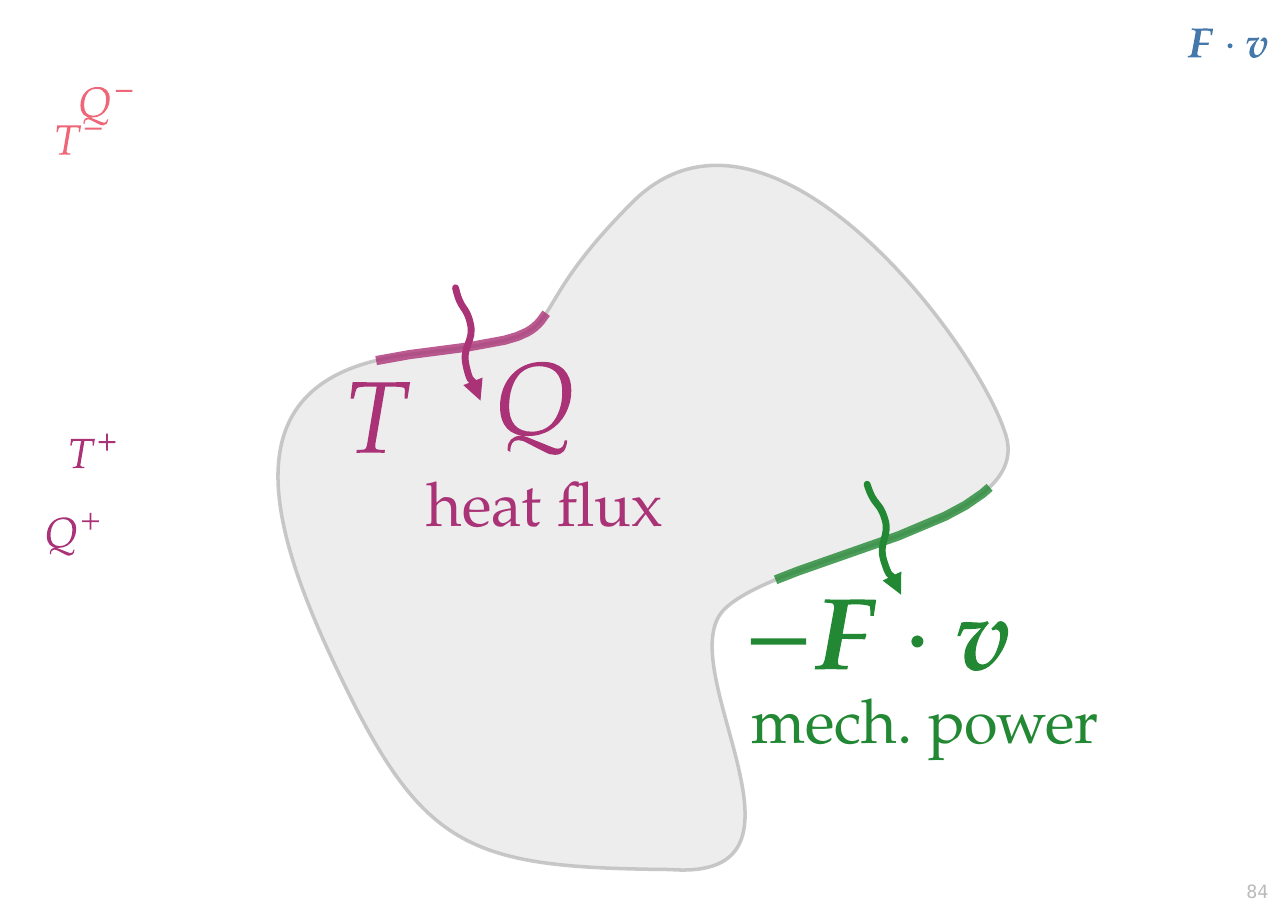
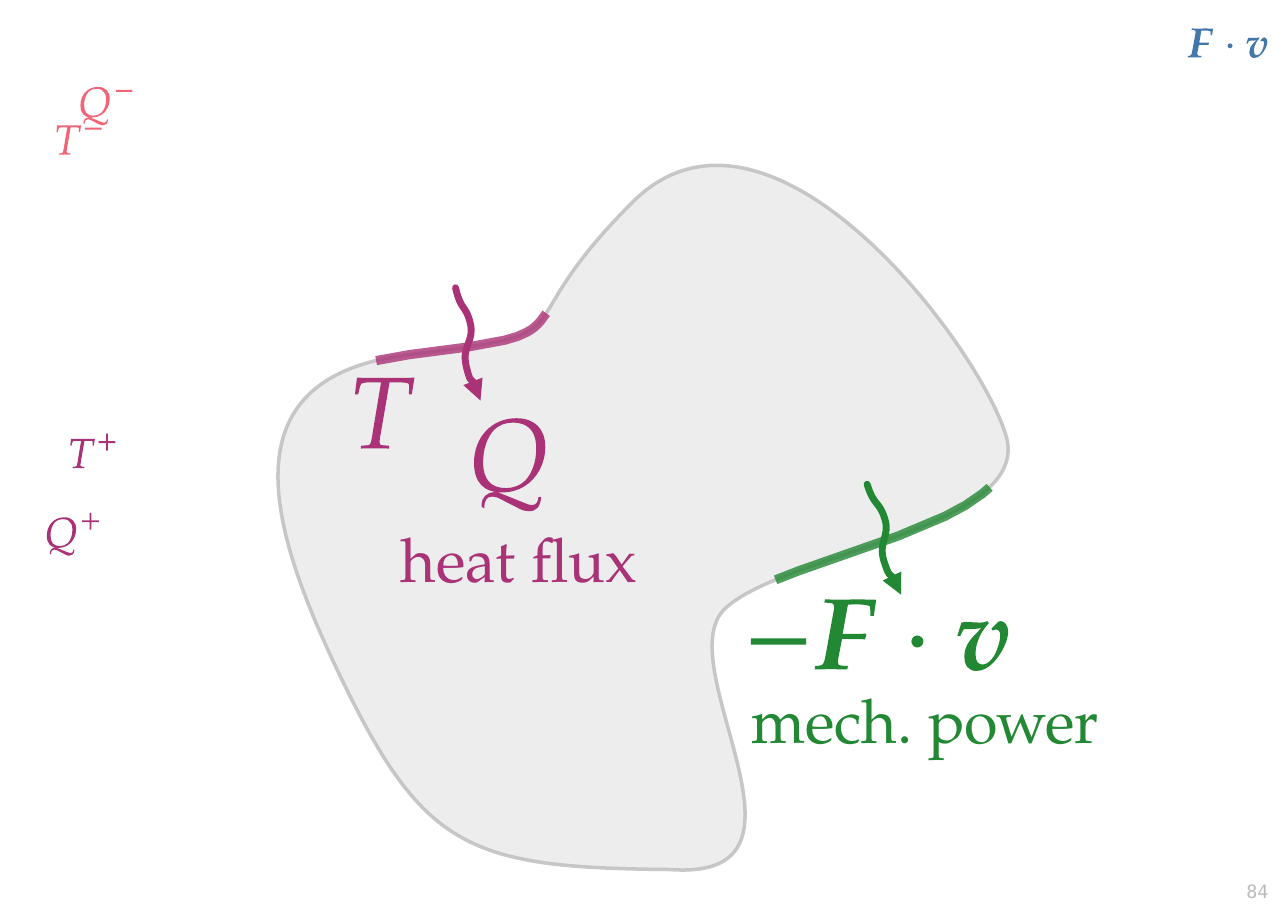
Before and after one commit to pglpm/7wonders, a slide deck: slide 84 of images/drawings.odp. Drawn at 1288x911 pixels with LibreOffice and Linux fonts; fonts in the diff are those of the drawing. Boxes give left, top, right and bottom in pixels: in the first picture for what was removed or moved away, otherwise in the second. Text is boxed around its words. In the diff, an @@ line names an element or a change of style, - is before the commit and + after.

```diff
--- a/images/drawings.odp
+++ b/images/drawings.odp
@@ freeform shape moved from (x1=350, y1=382, x2=410, y2=453) to (x1=355, y1=378, x2=414, y2=448) @@
@@ freeform shape moved from (x1=500, y1=361, x2=572, y2=454) to (x1=474, y1=419, x2=545, y2=511) @@
@@ text "heat flux" moved from (x1=427, y1=481, x2=663, y2=527) to (x1=401, y1=537, x2=637, y2=583) @@
```
Also in this commit, not shown: 2 other slides changed, 2 slides added, 1 slide removed, 4 other files.
